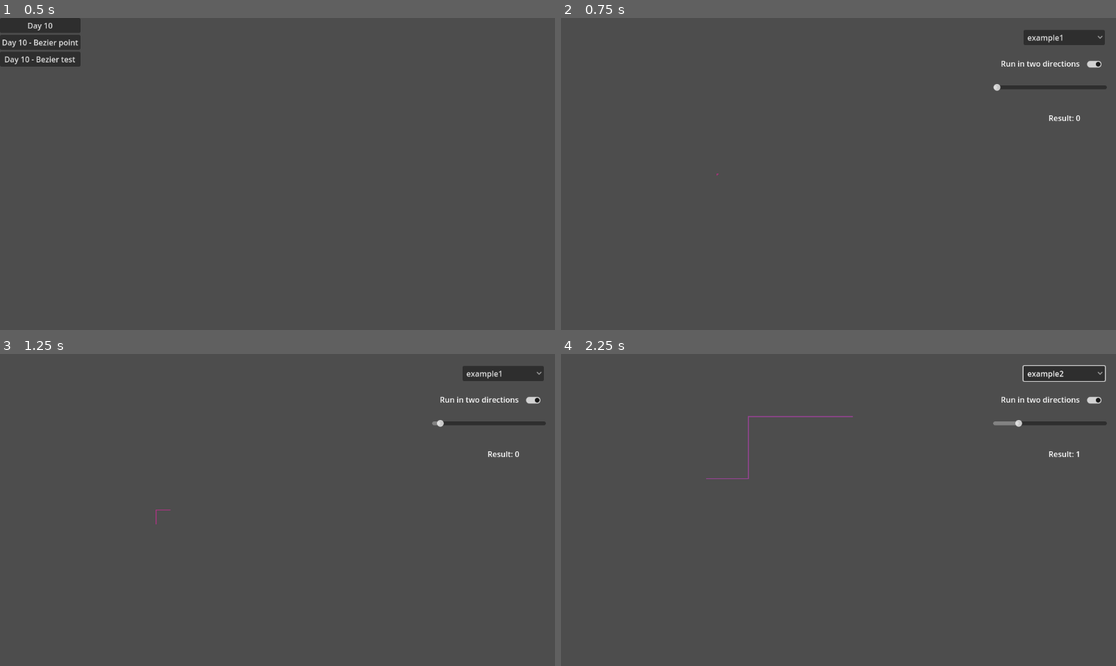
Above: before the commit, frames 1-4 (two rows, left to right).
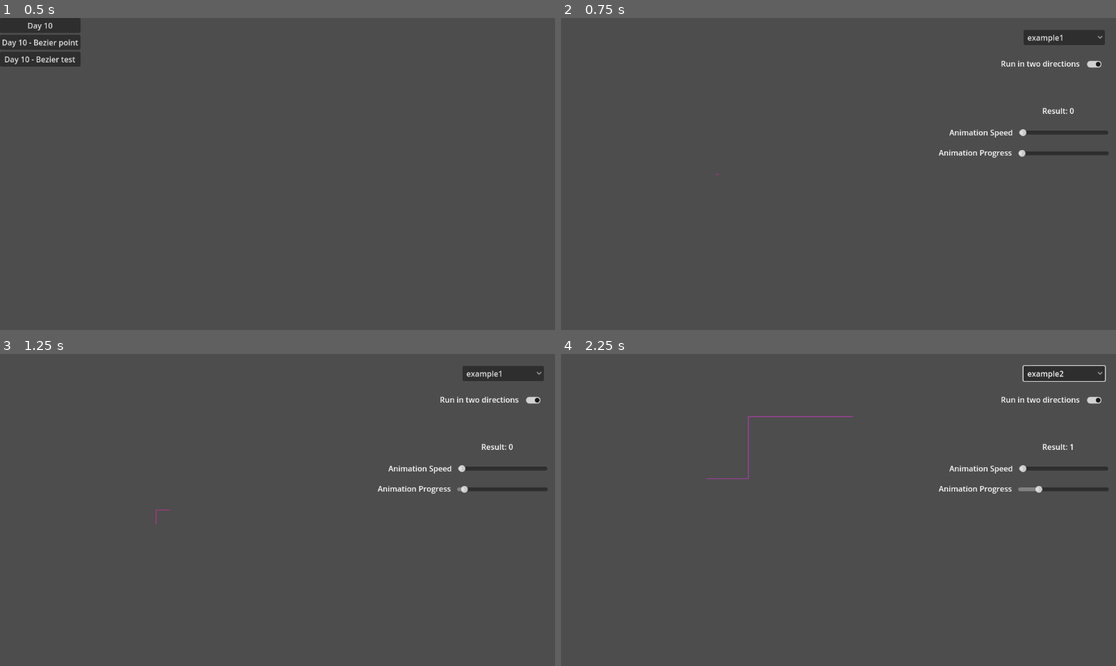
Above: after the commit, the same moments.

Repository: MikulasZelinka/advent-of-godot-2023
Game: Godot game, scene res://scenes/main.tscn
Two runs of this game, one before a commit and one after it. Both use one fixed random seed, a clock stepped at 60 frames per second and the inputs below.
Inputs (mouse positions are in pixels of both pictures, inside the frame that each line leads up to):
- Up to frame 1 (0.5 s): no input
- Up to frame 2 (0.75 s): click "Day 10" at 0.5 s
- Up to frame 3 (1.25 s): no input
- Up to frame 4 (2.25 s): click "example1" at 1.25 s; click (1093, 400) at 2 s

Frame 1 is identical in both runs. In frame 2, 1.0% of the frame differs, in the area x 68-99%, y 21-45%; in frame 3, 1.0%; in frame 4, 1.0%.

Commit message:
feat: animation speed

Diff:
--- a/scenes/day-10/day_10.tscn
+++ b/scenes/day-10/day_10.tscn
@@ -37,20 +37,20 @@
 
 [node name="ProgressSlider" type="HSlider" parent="."]
 unique_name_in_owner = true
-offset_left = 897.0
-offset_top = 132.0
-offset_right = 1133.0
-offset_bottom = 156.0
+offset_left = 949.0
+offset_top = 269.0
+offset_right = 1137.0
+offset_bottom = 293.0
 max_value = 1.0
 step = 0.0
 
 [node name="ResultText" type="Label" parent="."]
 unique_name_in_owner = true
-offset_left = 976.0
-offset_top = 196.0
-offset_right = 1115.0
-offset_bottom = 219.0
-text = "0"
+offset_left = 963.0
+offset_top = 181.0
+offset_right = 1102.0
+offset_bottom = 204.0
+text = "Result: 0"
 horizontal_alignment = 1
 vertical_alignment = 1
 
@@ -69,4 +69,28 @@
 offset_bottom = 108.0
 button_pressed = true
 
+[node name="AnimationSpeedSlider" type="HSlider" parent="."]
+offset_left = 950.0
+offset_top = 230.0
+offset_right = 1136.0
+offset_bottom = 246.0
+min_value = 0.1
+step = 0.1
+value = 1.0
+
+[node name="Label2" type="Label" parent="."]
+offset_left = 806.0
+offset_top = 226.0
+offset_right = 938.0
+offset_bottom = 249.0
+text = "Animation Speed"
+
+[node name="Label3" type="Label" parent="."]
+offset_left = 784.0
+offset_top = 268.0
+offset_right = 936.0
+offset_bottom = 291.0
+text = "Animation Progress"
+
 [connection signal="value_changed" from="ProgressSlider" to="Map" method="_on_progress_slider_value_changed"]
+[connection signal="value_changed" from="AnimationSpeedSlider" to="Map" method="_on_animation_speed_slider_value_changed"]
--- a/scenes/day-10/map.gd
+++ b/scenes/day-10/map.gd
@@ -33,6 +33,11 @@
 var point_vectors: Array[Vector2] = []
 var tween: Tween = null
 
+
+
+func _on_animation_speed_slider_value_changed(value:float) -> void:
+	if tween != null:
+		tween.set_speed_scale(value)
 
 func take_vectors_with_progress(vector_array: Array[Vector2]):
 	var num_points: int = len(vector_array)
